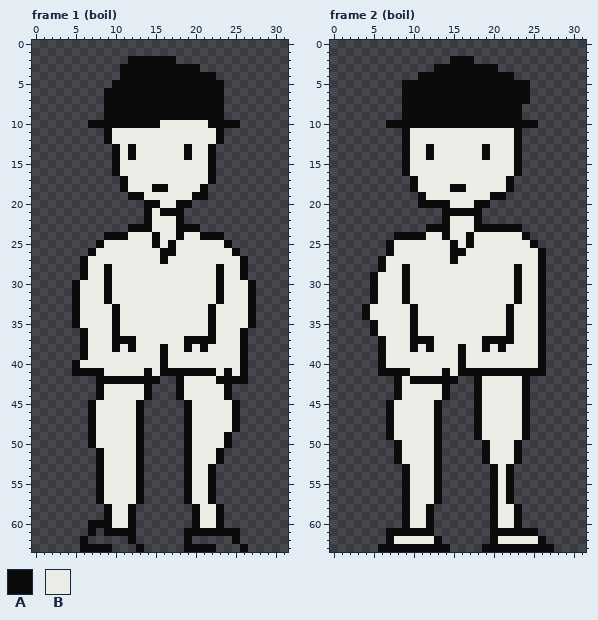
One commit to this pixel-art file: assets/src/waiting_fisher.aseprite. That is the earlier state.
32x64 pixels, 3 frames. Shown: frame 1 (boil), frame 2 (boil). The commit also changed other frames, which this record leaves out.
Visible layers, top first: "mouth_neutral", "eyes_normal", "detail", "lineart", "fill".
Palette (. is transparent): A #0b0b0c  B #ecece6
Pixels before, frame 1 (boil), first column x 5:
 2 .......AAAAAA..........
 3 ......AAAAAAAAAA.......
 4 ......AAAAAAAAAAAA.....
 5 .....AAAAAAAAAAAAAA....
 6 ....AAAAAAAAAAAAAAA....
 7 ....AAAAAAAAAAAAAAA....
 8 ....AAAAAAAAAAAAAAA....
 9 ....AAAAAAAAAAAAAAA....
10 ..AAAAAAAAABBBBBBAAAA..
11 ....ABBBBBBBBBBBBBA....
12 ....ABBBBBBBBBBBBBA....
13 .....ABABBBBBBABBA.....
14 .....ABABBBBBBABBA.....
15 .....ABBBBBBBBBBBA.....
16 .....ABBBBBBBBBBBA.....
17 ......ABBBBBBBBBBA.....
18 ......ABBBAABBBBA......
19 .......AABBBBBBAA......
20 .........AABBAA........
21 .........ABAAA.........
22 .........ABBBA.........
23 .......AAABBBAAA.......
24 ....AAABBBABBABBAAA....
25 ...ABBBBBBABABBBBBBA...
26 ..ABBBBBBBBAABBBBBBBA..
27 .ABBBBBBBBBABBBBBBBBBA.
28 .ABBABBBBBBBBBBBBBABBA.
29 .ABBABBBBBBBBBBBBBABBA.
30 ABBBABBBBBBBBBBBBBABBBA
31 ABBBABBBBBBBBBBBBBABBBA
32 ABBBABBBBBBBBBBBBBABBBA
33 ABBBBABBBBBBBBBBBABBBBA
34 ABBBBABBBBBBBBBBBABBBBA
35 ABBBBABBBBBBBBBBBABBBBA
36 .ABBBABBBBBBBBBBBABBBA.
37 .ABBBAAABBBBBBAAAABBBA.
38 .ABBBABABBBABBABABBBBA.
39 .ABBBBBBBBBABBBBBBBBBA.
40 ABBBBBBBBBBABBBBBBBBBA.
41 AAAABBBBBABAAAAAAABABA.
42 ...AAAAAAAA..ABBBBAAAA.
43 ...ABBBBBA...ABBBBBA...
44 ...ABBBBBA...ABBBBBA...
45 ..ABBBBBA.....ABBBBBA..
46 ..ABBBBBA.....ABBBBBA..
47 ..ABBBBBA.....ABBBBBA..
48 ..ABBBBBA.....ABBBBBA..
49 ..ABBBBBA.....ABBBBA...
50 ..ABBBBBA.....ABBBBA...
51 ...ABBBBA.....ABBBA....
52 ...ABBBBA.....ABBBA....
53 ...ABBBBA.....ABBA.....
54 ...ABBBBA.....ABBA.....
55 ...ABBBBA.....ABBA.....
56 ...ABBBBA.....ABBA.....
57 ...ABBBBA.....ABBA.....
58 ....ABBA.......ABBA....
59 ....ABBA.......ABBA....
60 ..AAABBA.......ABBA....
61 ..A.AAAA......AAAAAAA..
62 .A.....A......A.....A..
63 .AAAA...A.....AAAA...A.
Pixels before, frame 2 (boil), first column x 4:
 2 ...........AAA..........
 3 .........AAAAAAAA.......
 4 .......AAAAAAAAAAAA.....
 5 .....AAAAAAAAAAAAAAAA...
 6 .....AAAAAAAAAAAAAAAA...
 7 .....AAAAAAAAAAAAAAAA...
 8 .....AAAAAAAAAAAAAAA....
 9 .....AAAAAAAAAAAAAAA....
10 ...AAAAAAAAAAAAAAAAAAA..
11 .....ABBBBBBBBBBBBBA....
12 .....ABBBBBBBBBBBBBA....
13 .....ABBABBBBBBABBBA....
14 .....ABBABBBBBBABBBA....
15 .....ABBBBBBBBBBBBBA....
16 .....ABBBBBBBBBBBBBA....
17 ......ABBBBBBBBBBBA.....
18 ......ABBBBAABBBBBA.....
19 .......ABBBBBBBBAA......
20 .......AAAABBBAA........
21 ..........AAAAA.........
22 ..........ABBBA.........
23 ........AAABBBAAAAAA....
24 ....AAAABBABBABBBBBBA...
25 ...ABBBBBBBABABBBBBBBA..
26 ...ABBBBBBBAABBBBBBBBBA.
27 ..ABBBBBBBBABBBBBBBBBBA.
28 ..ABBABBBBBBBBBBBBBABBA.
29 .ABBBABBBBBBBBBBBBBABBA.
30 .ABBBABBBBBBBBBBBBBABBA.
31 .ABBBABBBBBBBBBBBBBABBA.
32 .ABBBABBBBBBBBBBBBBABBA.
33 ABBBBBABBBBBBBBBBBABBBA.
34 ABBBBBABBBBBBBBBBBABBBA.
35 .ABBBBABBBBBBBBBBBABBBA.
36 .ABBBBABBBBBBBBBBBABBBA.
37 ..ABBBAAABBBBBBAAAABBBA.
38 ..ABBBABABBBABBABABBBBA.
39 ..ABBBBBBBBBABBBBBBBBBA.
40 ..ABBBBBBBBBABBBBBBBBBA.
41 ..AAAABBBBABAAAAAAAAAAA.
42 ....ABAAAAAA..ABBBBBA...
43 ....ABBBBBA...ABBBBBA...
44 ....ABBBBBA...ABBBBBA...
45 ...ABBBBBA....ABBBBBA...
46 ...ABBBBBA....ABBBBBA...
47 ...ABBBBBA....ABBBBBA...
48 ...ABBBBBA....ABBBBBA...
49 ...ABBBBBA....ABBBBBA...
50 ....ABBBBA.....ABBBA....
51 ....ABBBBA.....ABBBA....
52 ....ABBBBA.....ABBBA....
53 .....ABBBA......ABA.....
54 .....ABBBA......ABA.....
55 .....ABBBA......ABA.....
56 .....ABBBA......ABA.....
57 .....ABBBA......ABA.....
58 .....ABBA.......ABBA....
59 .....ABBA.......ABBA....
60 .....ABBA.......ABBA....
61 ...AAAAAA.......AAAAAA..
62 ...ABBBBBA......ABBBBBA.
63 ..AAAAAAAAA....AAAAAAAAA
The same view after the edit:
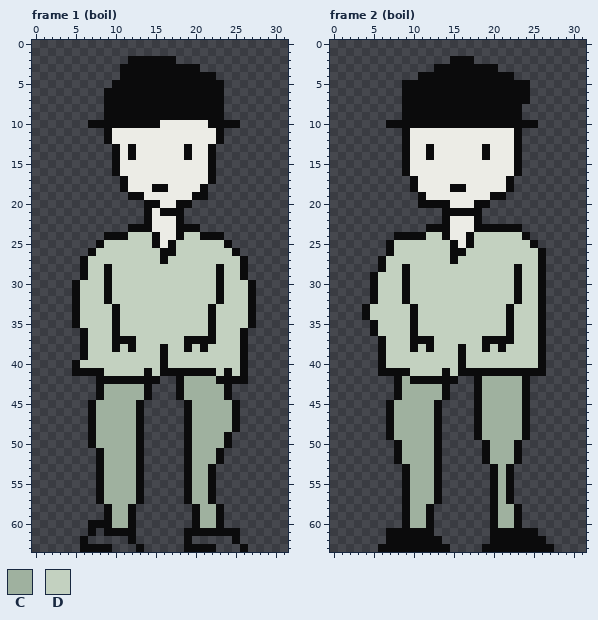
Colours new in this view: C #9fb19f  D #c3d1c0
Changes in this commit:
Frame 1 (boil), layer "fill":
Colour C replaces colour B in row 42 at x 19 to 22; in rows 43 to 44 at x 9 to 13 and 19 to 23; in rows 45 to 48 at x 8 to 12 and 20 to 24; in rows 49 to 50 at x 8 to 12 and 20 to 23; in rows 51 to 52 at x 9 to 12 and 20 to 22; in rows 53 to 57 at x 9 to 12 and 20 to 21.
Colour C replaces colour B in rows 58 to 60 at x 10 to 11 and 21 to 22.
Colour D replaces colour B in row 24 at x 12 to 14 and 19 to 20; in row 25 at x 9 to 14 and 18 to 23; in row 26 at x 8 to 15 and 18 to 24; in row 27 at x 7 to 15 and 17 to 25; in rows 28 to 29 at x 7 to 8, 10 to 22 and 24 to 25; in rows 30 to 32 at x 6 to 8, 10 to 22 and 24 to 26.
Colour D replaces colour B in rows 33 to 35 at x 6 to 9, 11 to 21 and 23 to 26; in row 36 at x 7 to 9, 11 to 21 and 23 to 25; in row 37 at x 7 to 9, 13 to 18 and 23 to 25; in row 38 at x 7 to 9, 11, 13 to 15, 17 to 18, 20 and 22 to 25; in row 39 at x 7 to 15 and 17 to 25; in row 40 at x 6 to 15 and 17 to 25.
Colour D replaces colour B in row 41 at x 9 to 13, 15, 23 and 25.
Frame 2 (boil), layer "fill":
Colour A replaces colour B in row 62 at x 8 to 12 and 21 to 25.
Colour C replaces colour B in row 42 at x 9 and 19 to 23; in rows 43 to 44 at x 9 to 13 and 19 to 23; in rows 45 to 49 at x 8 to 12 and 19 to 23; in rows 50 to 52 at x 9 to 12 and 20 to 22; in rows 53 to 57 at x 10 to 12 and 21; in rows 58 to 60 at x 10 to 11 and 21 to 22.
Colour D replaces colour B in row 24 at x 12 to 13 and 18 to 23; in row 25 at x 8 to 14 and 18 to 24; in row 26 at x 8 to 14 and 17 to 25; in row 27 at x 7 to 14 and 16 to 25; in row 28 at x 7 to 8, 10 to 22 and 24 to 25; in rows 29 to 32 at x 6 to 8, 10 to 22 and 24 to 25.
Colour D replaces colour B in rows 33 to 34 at x 5 to 9, 11 to 21 and 23 to 25; in rows 35 to 36 at x 6 to 9, 11 to 21 and 23 to 25; in row 37 at x 7 to 9, 13 to 18 and 23 to 25; in row 38 at x 7 to 9, 11, 13 to 15, 17 to 18, 20 and 22 to 25; in rows 39 to 40 at x 7 to 15 and 17 to 25; in row 41 at x 10 to 13 and 15.
Changed places in both pictures, as pixel boxes (x1, y1, x2, y2):
changed: (80, 232, 248, 528)
changed: (370, 232, 538, 544)
